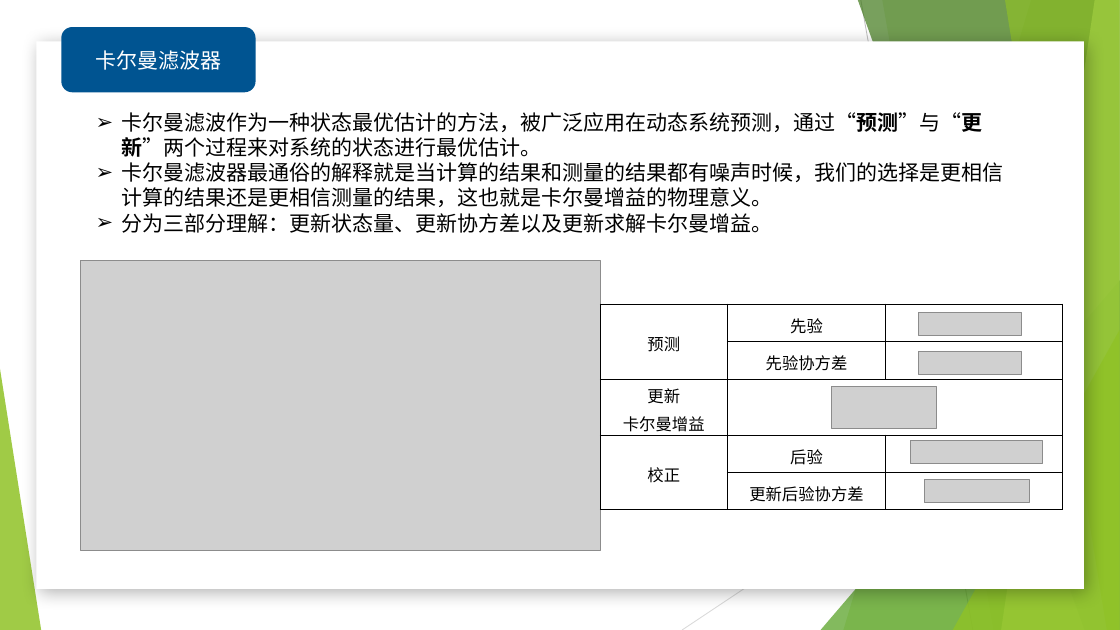
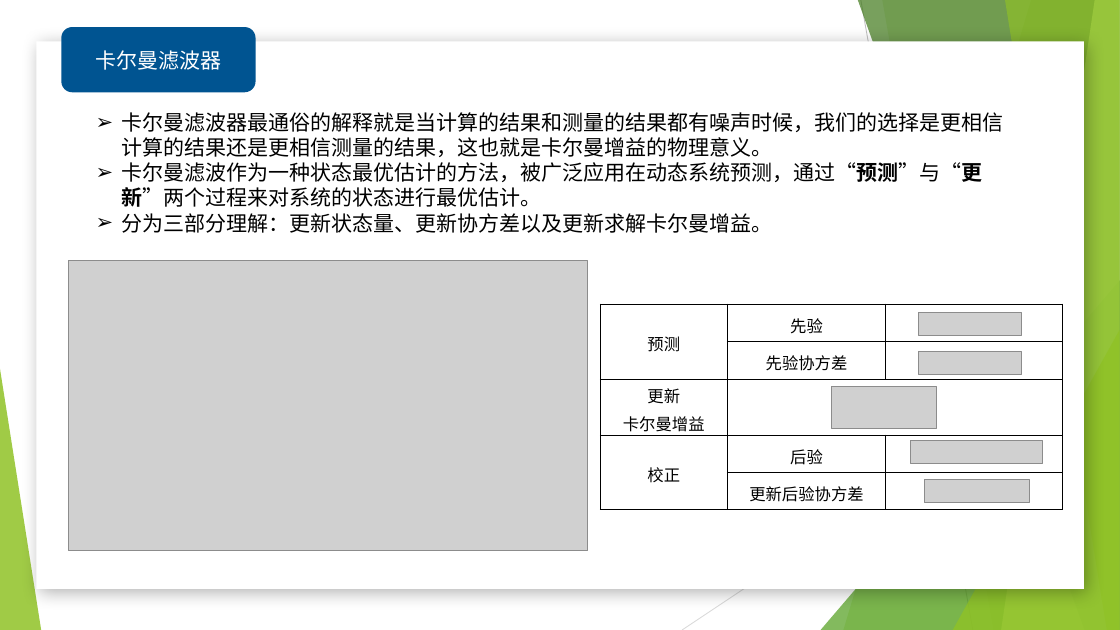
Before and after one commit to Substantiv/FastPlanner, a slide deck: slide 2 of StateEstimate/扩展卡尔曼滤波器及其在固定翼飞机状态估计中的应用.pptx. Drawn at 1120x630 pixels with LibreOffice and Linux fonts; fonts in the diff are those of the drawing; grey boxes stand for pictures; background and template pictures are left out. Boxes give left, top, right and bottom in pixels: in the first picture for what was removed or moved away, otherwise in the second. Text is boxed around its words. In the diff, an @@ line names an element or a change of style, - is before the commit and + after.

```diff
--- a/StateEstimate/扩展卡尔曼滤波器及其在固定翼飞机状态估计中的应用.pptx
+++ b/StateEstimate/扩展卡尔曼滤波器及其在固定翼飞机状态估计中的应用.pptx
@@ text at <box>122,112,1004,157</box>: paragraph added @@
+➢ 卡尔曼滤波器最通俗的解释就是当计算的结果和测量的结果都有噪声时候，我们的选择是更相信计算的结果还是更相信测量的结果，这也就是卡尔曼增益的物理意义。
@@ text at <box>122,162,1004,207</box>: paragraph removed @@
-➢ 卡尔曼滤波器最通俗的解释就是当计算的结果和测量的结果都有噪声时候，我们的选择是更相信计算的结果还是更相信测量的结果，这也就是卡尔曼增益的物理意义。
@@ picture: place and size @@
-picture at <box>81,260,601,550</box>
+picture at <box>68,260,588,550</box>
```
Also in this commit, not shown: 9 other slides changed, 9 other files.
